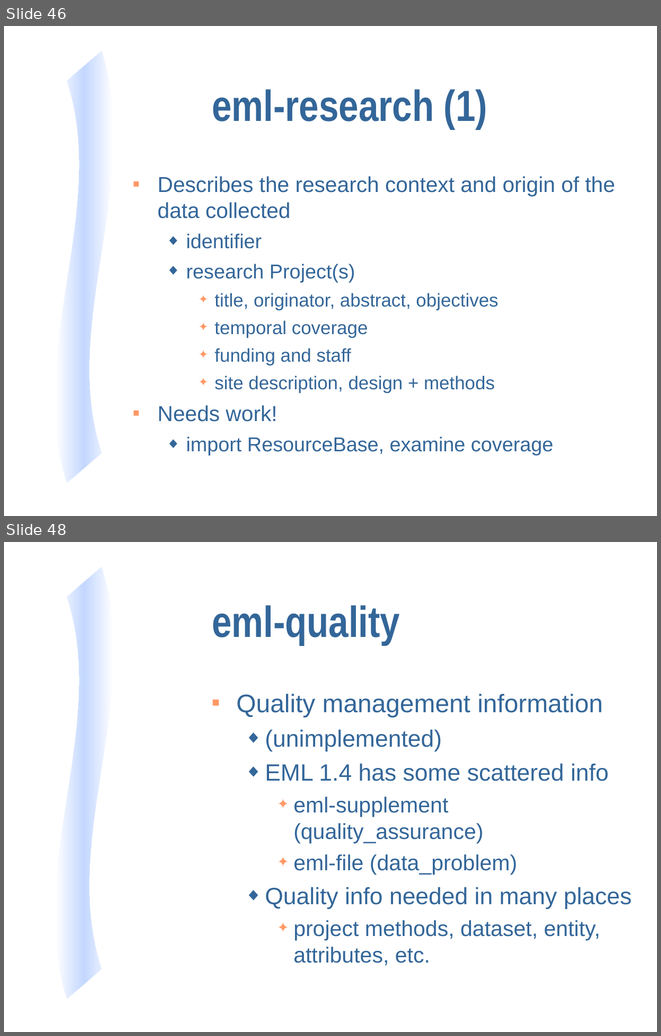
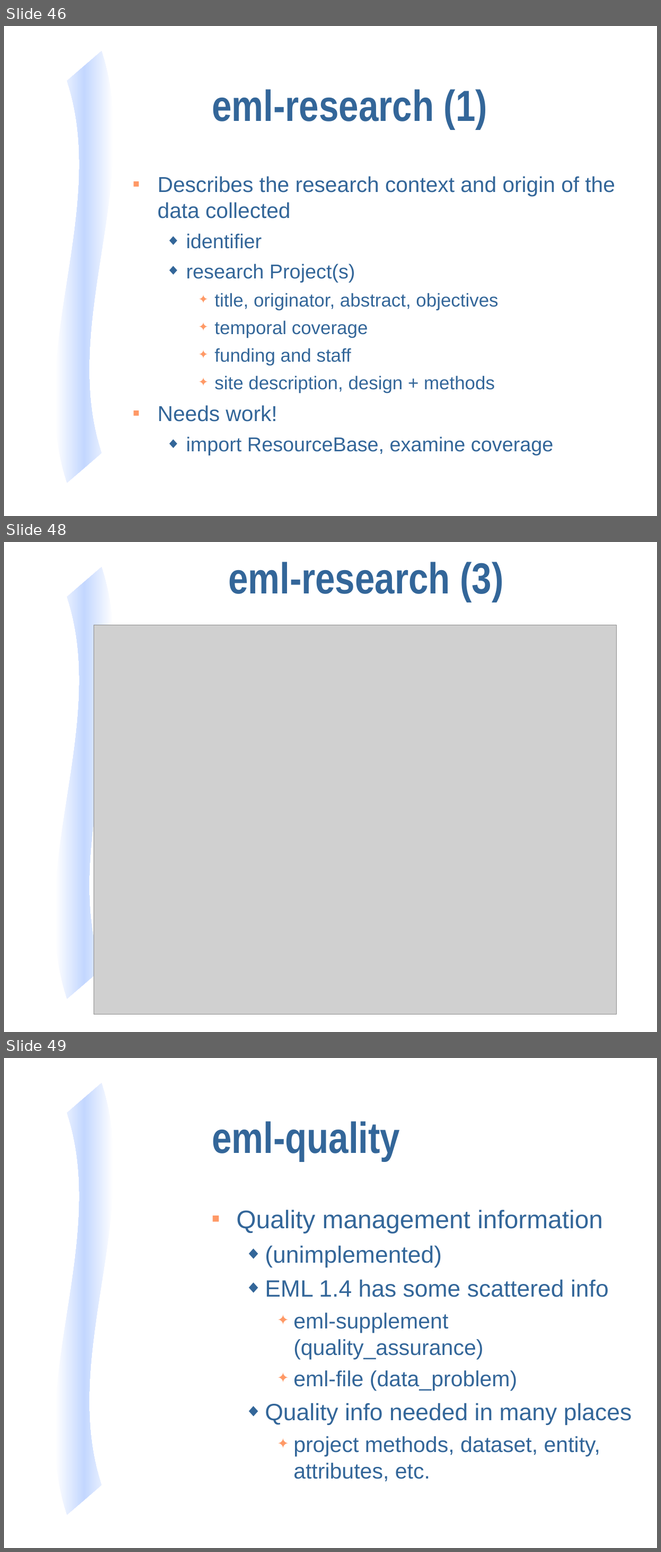
Before and after one commit to NCEAS/eml, a slide deck: display/eml-overview-200010402.ppt. Shown one above the other, each under a label of ours: slides 46 and 48 before the commit, slides 46, 48 and 49 after it; the slides between them are not shown. The pictures are 661x1036 and 661x1552 pixels, drawn with LibreOffice and Linux fonts; fonts in the diff are those of the drawing; grey boxes stand for pictures. Boxes give left, top, right and bottom in pixels: in the first picture for what was removed or moved away, otherwise in the second. Text is boxed around its words. In the diff, an @@ line names an element or a change of style, - is before the commit and + after.

```diff
--- a/display/eml-overview-200010402.ppt
+++ b/display/eml-overview-200010402.ppt
@@ slide 48 added at (4, 542, 657, 1032), background #FFFFFF; not listed: 1 template element that a slide beside it also shows @@
@@ title added at (228, 562, 504, 601), 48 pt, text #336699, bold @@
+eml-research (3)
@@ picture added at (94, 625, 617, 1014) @@
@@ what was slide 48 is now slide 49 @@
```
Also in this commit, not shown: 6 slides changed.
